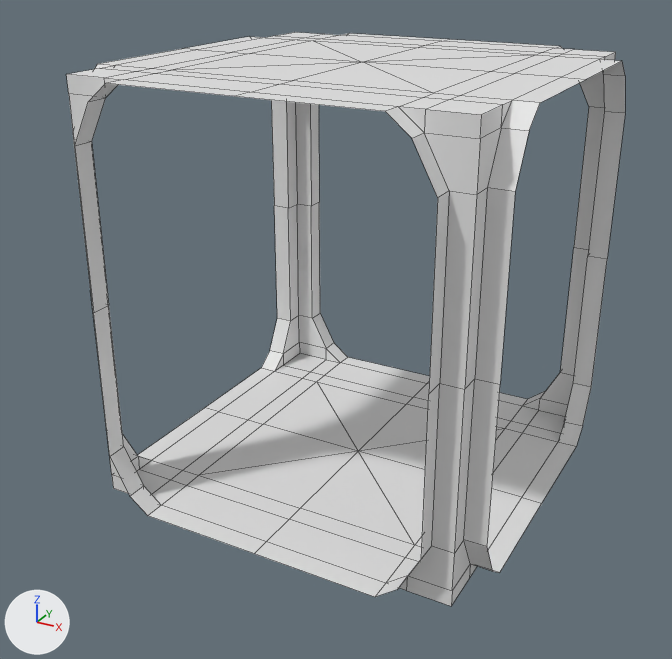
Before and after pictures for a commit that changed the FBX model Content/Meshes/Inside/30x30_Crossroad.fbx.
The view is the same before and after, from a camera (50 mm lens) standing at (29.3, -57.0, 23.6) and looking at (-0.8, -2.3, -3.7). The lights are fixed; the arrows at lower left show +X, +Y and +Z. Mesh edges are drawn as thin lines. Objects named as collision shapes, trigger or cutter boxes, shadow casters or lower levels of detail are left out.

In view in the first picture: '30x30_CrossRoad'.
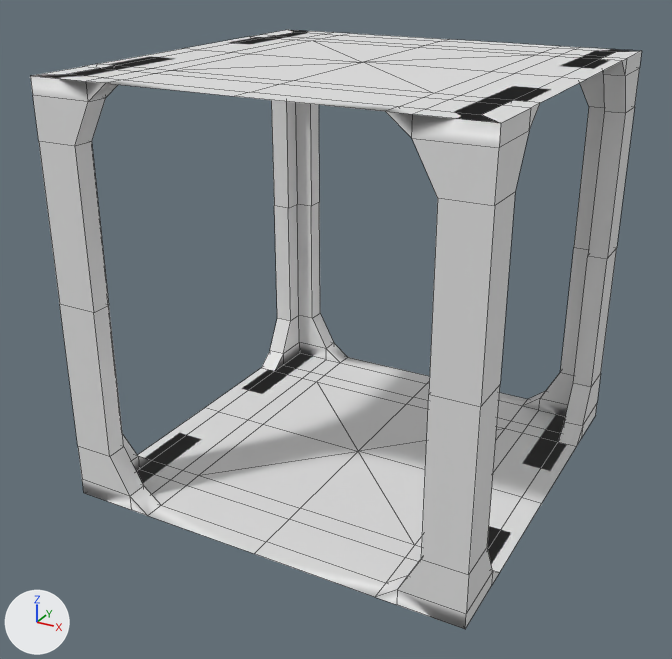
Where the change shows, as pixel boxes [x1, y1, x2, y2] in the pictures (672 x 659 px):
'30x30_CrossRoad', reshaped (9% wider)
    before: [66, 32, 625, 606]
    after: [30, 30, 642, 629]
part 1 of me_plane_007, added
    after: [30, 30, 642, 629]

The change, as a diff of the scene's bpy script:
```diff
--- a/Content/Meshes/Inside/30x30_Crossroad.fbx.py
+++ b/Content/Meshes/Inside/30x30_Crossroad.fbx.py
@@ me_plane_007 @@
 # used by ob_30x30_crossroad; location = (0.0, 0.0, 0.0)
-me_plane_007.from_pydata(...)  # 222 vertices, 208 faces; spans x -15.0..15.0, y -15.0..15.0, z -15.0..15.0
+me_plane_007.from_pydata(...)  # 266 vertices, 304 faces; spans x -15.0..15.0, y -15.0..15.0, z -15.0..15.0
+# me_plane_007 part 1
+# 8 new vertices lie (0.0, 0.0, 1.2) away from vertices in x -15.0..15.0, y -15.0..15.0, z 13.8
+# 8 new vertices lie (0.0, 0.0, -1.2) away from vertices in x -15.0..15.0, y -15.0..15.0, z -13.8
+# 8 new vertices lie (0.0, 4.5, 0.0) away from vertices in x -15.0..15.0, y 10.5, z -15.0..15.0
+# 8 new vertices lie (0.0, -4.5, 0.0) away from vertices in x -15.0..15.0, y -10.5, z -15.0..15.0
+# 6 new vertices lie (3.0, 0.0, 0.0) away from vertices in x 12.0, y -15.0..15.0, z -11.0..11.0
+# 6 new vertices lie (-3.0, 0.0, 0.0) away from vertices in x -12.0, y -15.0..15.0, z -11.0..11.0
+# 96 new faces join them
```
